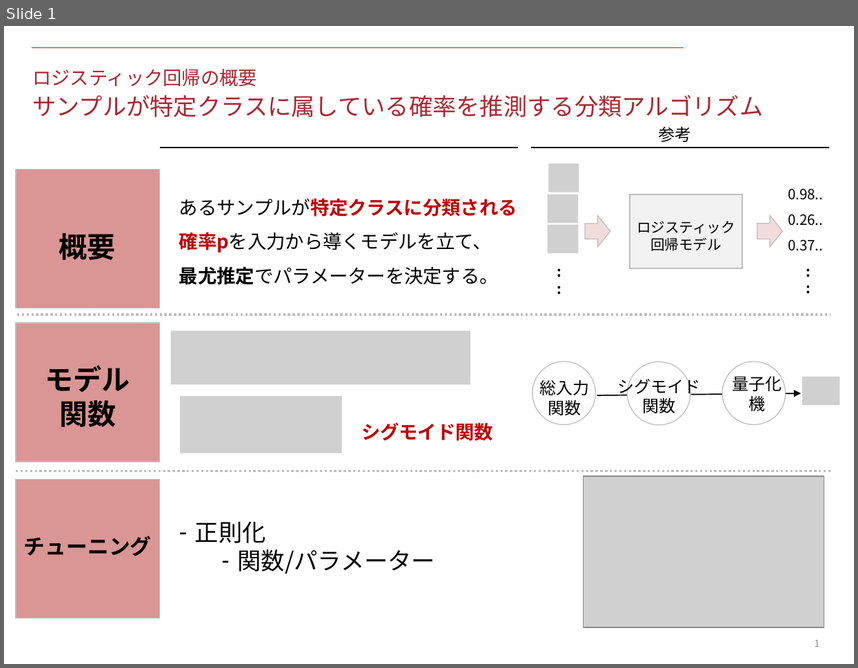
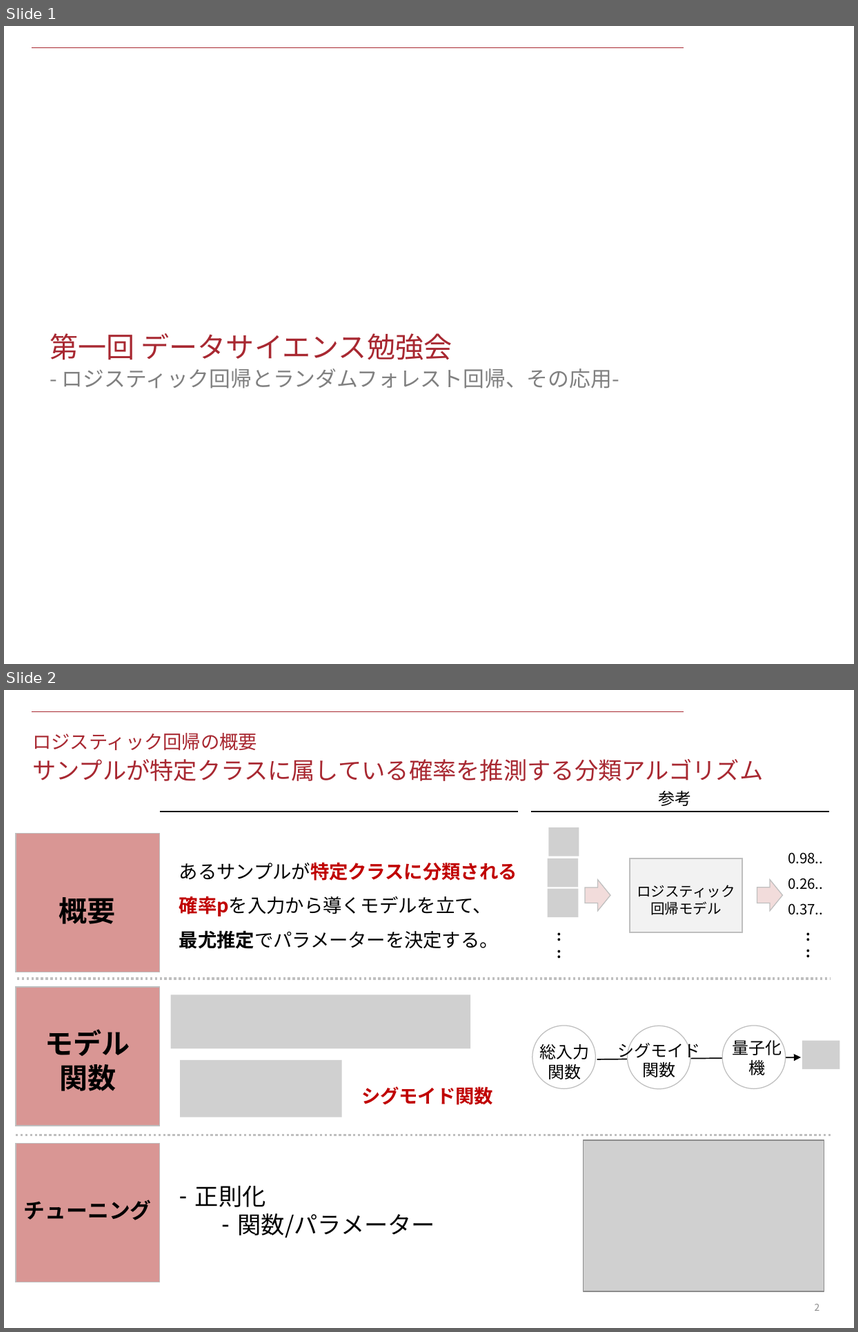
Before and after one commit to KeitoSugiyama/data_science_seminar, a slide deck: 1_logit_and_random_forest/files/document.pptx. Shown one above the other, each under a label of ours: slide 1 before the commit, slides 1 and 2 after it. The pictures are 858x668 and 858x1332 pixels, drawn with LibreOffice and Linux fonts; fonts in the diff are those of the drawing; grey boxes stand for pictures. Boxes give left, top, right and bottom in pixels: in the first picture for what was removed or moved away, otherwise in the second. Text is boxed around its words. In the diff, an @@ line names an element or a change of style, - is before the commit and + after.

```diff
--- a/1_logit_and_random_forest/files/document.pptx
+++ b/1_logit_and_random_forest/files/document.pptx
@@ slide 1 added at (4, 26, 854, 664), background #FFFFFF; not listed: 1 template element that a slide beside it also shows @@
@@ title added at (50, 333, 619, 388), 18 pt, text #808080 @@
+第一回 データサイエンス勉強会
+- ロジスティック回帰とランダムフォレスト回帰、その応用-
@@ what was slide 1 is now slide 2 @@
@@ page number at (815, 1303, 820, 1310): text changed @@
-1
+2
```
Also in this commit, not shown: 1 slide changed, 3 other slides added, 1 slide removed, 1 other file.
